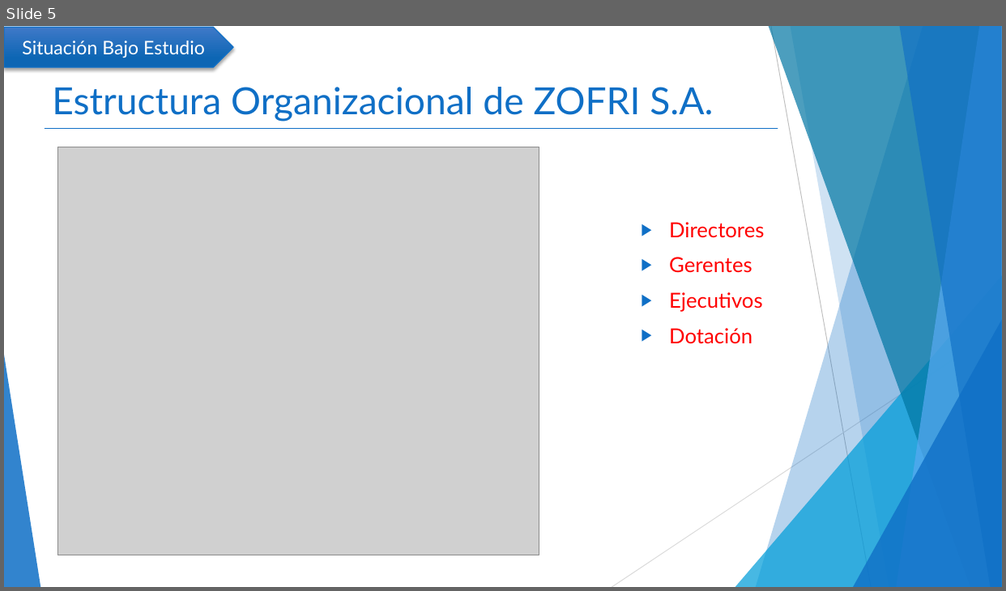
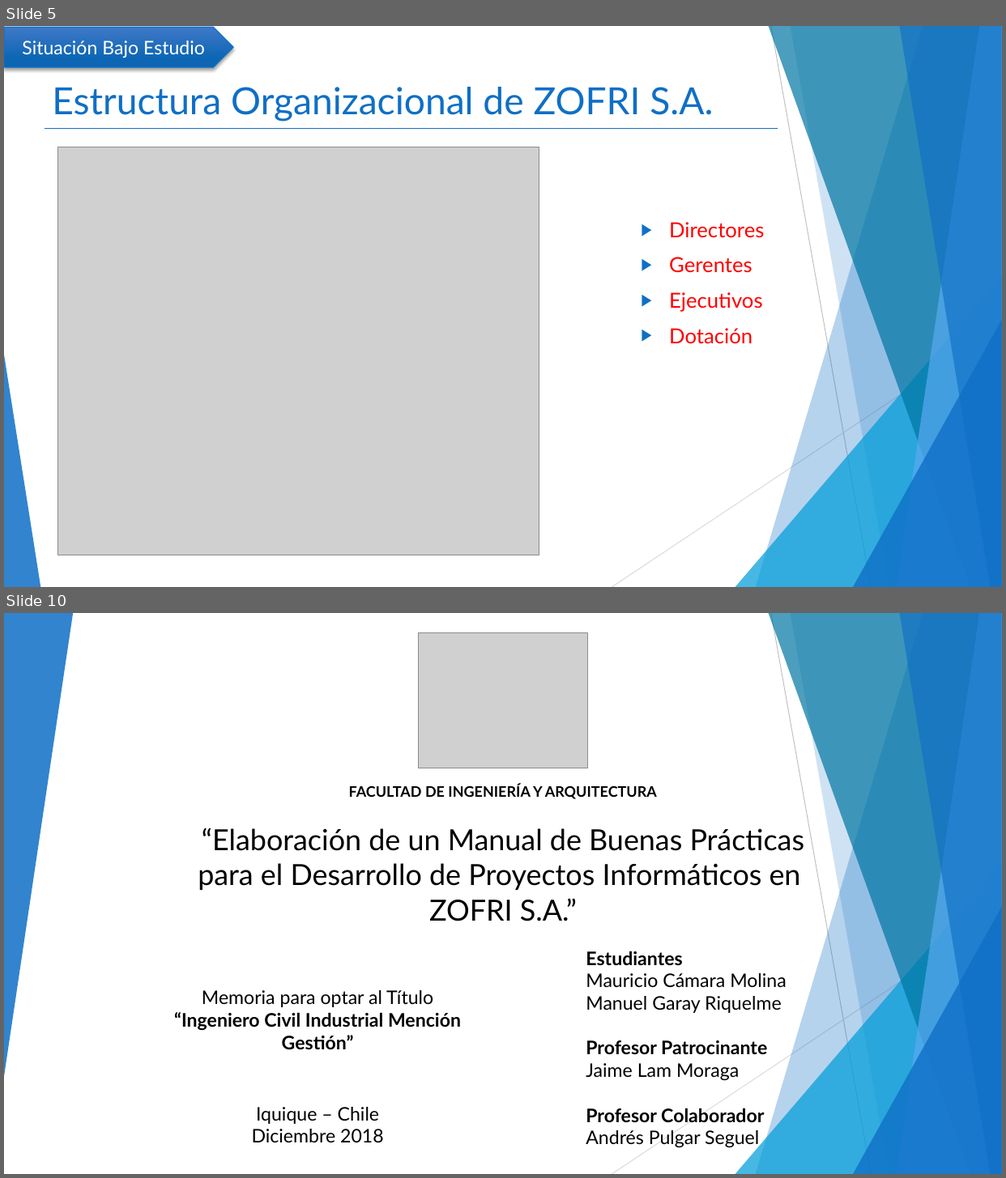
Before and after one commit to mcamara75/tituloUnap, a slide deck: 2018/TT IQQ 2018 Camara y Garay.pptx. Shown one above the other, each under a label of ours: slide 5 before the commit, slides 5 and 10 after it; the slides between them are not shown. The pictures are 1006x591 and 1006x1178 pixels, drawn with LibreOffice and Linux fonts; fonts in the diff are those of the drawing; grey boxes stand for pictures. Boxes give left, top, right and bottom in pixels: in the first picture for what was removed or moved away, otherwise in the second. Text is boxed around its words. In the diff, an @@ line names an element or a change of style, - is before the commit and + after.

```diff
--- a/2018/TT IQQ 2018 Camara y Garay.pptx
+++ b/2018/TT IQQ 2018 Camara y Garay.pptx
@@ slide 10 added at (4,613,1002,1174), background #FFFFFF; not listed: 9 template elements that a slide beside it also shows @@
@@ triangle added at (4,613,73,1077), fill #0F6FC6 at 85% opacity @@
@@ picture added at (419,632,587,768) @@
@@ text added at (349,785,657,799), 14 pt, text #000000, bold @@
+FACULTAD DE INGENIERÍA Y ARQUITECTURA
@@ title added at (198,828,805,922), 28 pt, text #000000 @@
+“Elaboración de un Manual de Buenas Prácticas para el Desarrollo de Proyectos Informáticos en
+ZOFRI S.A.”
@@ text added at (586,951,786,1149), 18 pt, text #000000 @@
+Estudiantes
+Mauricio Cámara Molina
+Manuel Garay Riquelme
+Profesor Patrocinante
+Jaime Lam Moraga
+Profesor Colaborador
+Andrés Pulgar Seguel
@@ text added at (174,990,461,1050), 18 pt, text #000000, bold @@
+Memoria para optar al Título
+“Ingeniero Civil Industrial Mención Gestión”
@@ text added at (252,1107,384,1143), 18 pt, text #000000 @@
+Iquique – Chile
+Diciembre 2018
```
Also in this commit, not shown: 4 other slides added.
